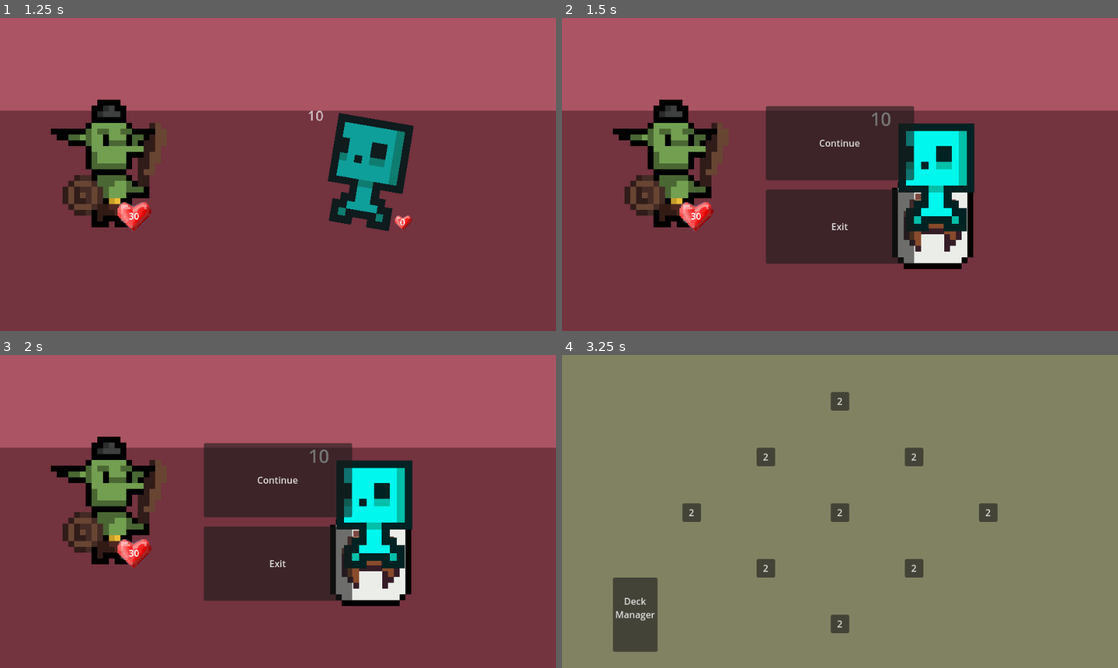
Above: before the commit, frames 1-4 (two rows, left to right).
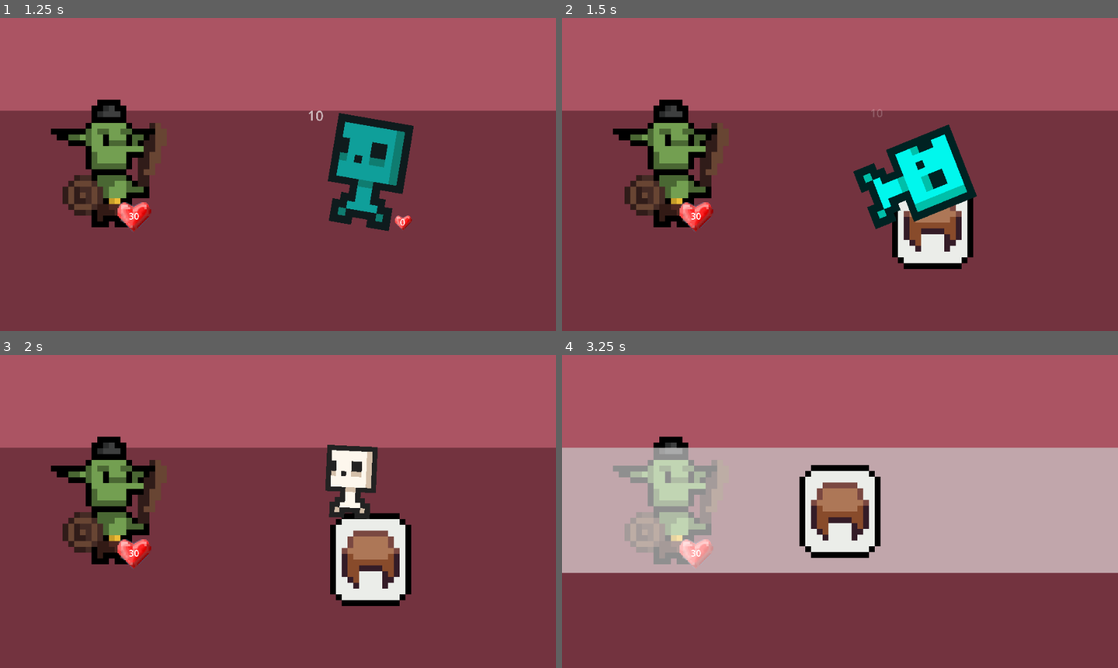
Above: after the commit, the same moments.

Repository: jakmik2/rogue-cards
Game: Godot game, scene res://scenes/Overworld.tscn
Two runs of this game, one before a commit and one after it. Both use one fixed random seed, a clock stepped at 60 frames per second and the inputs below. This scene is started directly instead of the project's main scene.
Inputs (mouse positions are in pixels of both pictures, inside the frame that each line leads up to):
- Up to frame 1 (1.25 s): click "2" at 0.5 s
- Up to frame 2 (1.5 s): move the mouse to (962, 158) at 1.27 s; hold Up (ui_up) from 1.28 s (still down)
- Up to frame 3 (2 s): keep holding Up (ui_up); click (400, 495) at 1.52 s
- Up to frame 4 (3.25 s): release Up (ui_up) at 2 s; click (840, 480) at 2 s, where only the run before the commit has a clickable "Continue"; move the mouse to (934, 558) at 2.77 s; click (934, 558) at 3.02 s

Frame 1 is identical in both runs. In frame 2, 15% of the frame differs, in the area x 36-75%, y 28-79%; in frame 3, 16%; in frame 4, 100%, in the area x 0-100%, y 0-100%.

Commit message:
Implemented Stat Increases with Equipment Pickup and Pause Screen with Statistics in Overworld and Arena scenes (ESC to pause)

Diff:
--- a/project.godot
+++ b/project.godot
@@ -38,6 +38,11 @@
 "events": [Object(InputEventMouseButton,"resource_local_to_scene":false,"resource_name":"","device":-1,"window_id":0,"a …(253 unchanged characters)…
 ]
 }
+ui_pause={
+"deadzone": 0.5,
+"events": [Object(InputEventKey,"resource_local_to_scene":false,"resource_name":"","device":-1,"window_id":0,"alt_pressed":false,"shift_pressed":false,"ctrl_pressed":false,"meta_pressed":false,"pressed":false,"keycode":0,"physical_keycode":4194305,"key_label":0,"unicode":0,"echo":false,"script":null)
+]
+}
 
 [rendering]
 
--- a/scenes/Arena.tscn
+++ b/scenes/Arena.tscn
@@ -1,8 +1,9 @@
-[gd_scene load_steps=4 format=3 uid="uid://bqivgqmx1twp3"]
+[gd_scene load_steps=5 format=3 uid="uid://bqivgqmx1twp3"]
 
 [ext_resource type="Script" path="res://scripts/Arena.gd" id="1_ag3yt"]
 [ext_resource type="PackedScene" uid="uid://g1f0r1ebadw" path="res://scenes/UI/TextDisplay.tscn" id="2_qw0iy"]
 [ext_resource type="PackedScene" uid="uid://dg6opfstej5al" path="res://scenes/Player.tscn" id="3_xsis2"]
+[ext_resource type="PackedScene" uid="uid://dwsljk6mc13qo" path="res://scenes/UI/PauseMenu.tscn" id="4_cghib"]
 
 [node name="Arena" type="Node2D"]
 script = ExtResource("1_ag3yt")
@@ -38,28 +39,9 @@
 
 [node name="UI" type="CanvasLayer" parent="."]
 
-[node name="TextDisplay" parent="UI" instance=ExtResource("2_qw0iy")]
+[node name="Tooltip" parent="UI" instance=ExtResource("2_qw0iy")]
 visible = false
 
-[node name="PauseReturn" type="Button" parent="UI"]
-process_mode = 2
-visible = false
-offset_left = 352.0
-offset_top = 152.0
-offset_right = 608.0
-offset_bottom = 280.0
-text = "Continue"
-
-[node name="ExitButton" type="Button" parent="UI"]
-process_mode = 2
-visible = false
-offset_left = 352.0
-offset_top = 296.0
-offset_right = 608.0
-offset_bottom = 424.0
-text = "Exit"
+[node name="PauseMenu" parent="UI" instance=ExtResource("4_cghib")]
 
 [node name="DelayTimer" type="Timer" parent="."]
-
-[connection signal="pressed" from="UI/PauseReturn" to="." method="_on_close_button_pressed"]
-[connection signal="pressed" from="UI/ExitButton" to="." method="_on_exit_button_pressed"]
--- a/scenes/Overworld.tscn
+++ b/scenes/Overworld.tscn
@@ -1,8 +1,9 @@
-[gd_scene load_steps=4 format=3 uid="uid://duoq6fcewo54o"]
+[gd_scene load_steps=5 format=3 uid="uid://duoq6fcewo54o"]
 
 [ext_resource type="Script" path="res://scripts/Overworld.gd" id="1_lsmee"]
 [ext_resource type="PackedScene" uid="uid://g1f0r1ebadw" path="res://scenes/UI/TextDisplay.tscn" id="1_x8wxk"]
 [ext_resource type="PackedScene" uid="uid://chore4el6n68" path="res://scenes/Level.tscn" id="3_fp77y"]
+[ext_resource type="PackedScene" uid="uid://dwsljk6mc13qo" path="res://scenes/UI/PauseMenu.tscn" id="4_4yow4"]
 
 [node name="Overworld" type="Control"]
 layout_mode = 3
@@ -98,9 +99,6 @@
 enemies = Array[String](["Skele0", "Skele0"])
 prereqs = [NodePath("../Level7"), NodePath("../Level8")]
 
-[node name="TextDisplay" parent="." instance=ExtResource("1_x8wxk")]
-visible = false
-
 [node name="DeckManager" type="Button" parent="."]
 layout_mode = 0
 offset_left = 88.0
@@ -111,3 +109,10 @@
 Manager
 
 "
+
+[node name="UI" type="CanvasLayer" parent="."]
+
+[node name="TextDisplay" parent="UI" instance=ExtResource("1_x8wxk")]
+visible = false
+
+[node name="PauseMenu" parent="UI" instance=ExtResource("4_4yow4")]
--- a/scenes/UI/HealthDisplay.tscn
+++ b/scenes/UI/HealthDisplay.tscn
@@ -27,7 +27,7 @@
 grow_horizontal = 2
 grow_vertical = 2
 scale = Vector2(0.25, 0.25)
-text = "12345"
+text = "0"
 label_settings = SubResource("LabelSettings_ohvci")
 horizontal_alignment = 1
 vertical_alignment = 1
--- /dev/null
+++ b/scenes/UI/PauseMenu.tscn
@@ -0,0 +1,36 @@
+[gd_scene load_steps=2 format=3 uid="uid://dwsljk6mc13qo"]
+
+[ext_resource type="PackedScene" uid="uid://dgogfycy5xruk" path="res://scenes/UI/StatDiplay.tscn" id="1_xcen1"]
+
+[node name="PauseMenu" type="Control"]
+visible = false
+layout_mode = 3
+anchors_preset = 0
+offset_right = 960.0
+offset_bottom = 536.0
+
+[node name="PauseReturn" type="Button" parent="."]
+process_mode = 2
+layout_mode = 0
+offset_left = 568.0
+offset_top = 120.0
+offset_right = 824.0
+offset_bottom = 248.0
+text = "Continue"
+
+[node name="ExitButton" type="Button" parent="."]
+process_mode = 2
+layout_mode = 0
+offset_left = 568.0
+offset_top = 288.0
+offset_right = 824.0
+offset_bottom = 416.0
+text = "Exit"
+
+[node name="StatDisplay" parent="." instance=ExtResource("1_xcen1")]
+process_mode = 2
+layout_mode = 0
+offset_left = 136.0
+offset_top = 120.0
+offset_right = 488.0
+offset_bottom = 416.0
--- /dev/null
+++ b/scenes/UI/StatDiplay.tscn
@@ -0,0 +1,84 @@
+[gd_scene load_steps=3 format=3 uid="uid://dgogfycy5xruk"]
+
+[ext_resource type="Script" path="res://scripts/UI/StatDiplay.gd" id="1_l52jq"]
+
+[sub_resource type="Theme" id="Theme_m0335"]
+default_font_size = 32
+
+[node name="StatDisplay" type="ColorRect"]
+offset_right = 344.0
+offset_bottom = 304.0
+mouse_filter = 2
+color = Color(0, 0, 0, 0.635294)
+script = ExtResource("1_l52jq")
+
+[node name="GridContainer" type="GridContainer" parent="."]
+layout_mode = 2
+offset_left = 8.0
+offset_top = 8.0
+offset_right = 336.0
+offset_bottom = 298.0
+columns = 2
+metadata/_edit_group_ = true
+
+[node name="Health" type="Label" parent="GridContainer"]
+layout_mode = 2
+theme = SubResource("Theme_m0335")
+text = "Health: "
+
+[node name="CurrentHealth" type="Label" parent="GridContainer"]
+layout_mode = 2
+theme = SubResource("Theme_m0335")
+text = "0"
+
+[node name="ArmorClass" type="Label" parent="GridContainer"]
+layout_mode = 2
+theme = SubResource("Theme_m0335")
+text = "Armor Class: "
+
+[node name="CurrentArmorClass" type="Label" parent="GridContainer"]
+layout_mode = 2
+theme = SubResource("Theme_m0335")
+text = "0"
+
+[node name="Damage" type="Label" parent="GridContainer"]
+layout_mode = 2
+theme = SubResource("Theme_m0335")
+text = "Damage: "
+
+[node name="CurrentDamage" type="Label" parent="GridContainer"]
+layout_mode = 2
+theme = SubResource("Theme_m0335")
+text = "0"
+
+[node name="Speed" type="Label" parent="GridContainer"]
+layout_mode = 2
+theme = SubResource("Theme_m0335")
+text = "Speed: "
+
+[node name="CurrentSpeed" type="Label" parent="GridContainer"]
+layout_mode = 2
+theme = SubResource("Theme_m0335")
+text = "0"
+
+[node name="Crit Chance" type="Label" parent="GridContainer"]
+layout_mode = 2
+theme = SubResource("Theme_m0335")
+text = "Critical Chance: "
+
+[node name="CurrentCChance" type="Label" parent="GridContainer"]
+layout_mode = 2
+theme = SubResource("Theme_m0335")
+text = "0"
+
+[node name="Crit Damage" type="Label" parent="GridContainer"]
+layout_mode = 2
+theme = SubResource("Theme_m0335")
+text = "Critical Damage: "
+
+[node name="CurrentCDamage" type="Label" parent="GridContainer"]
+layout_mode = 2
+theme = SubResource("Theme_m0335")
+text = "0"
+
+[connection signal="visibility_changed" from="." to="." method="_on_visibility_changed"]
--- a/scenes/UI/TextDisplay.tscn
+++ b/scenes/UI/TextDisplay.tscn
@@ -26,4 +26,5 @@
 offset_bottom = 104.0
 mouse_filter = 2
 theme = SubResource("Theme_c3lpe")
+bbcode_enabled = true
 text = "Greatly Increases Enemy Health and Damage"
--- a/scripts/Arena.gd
+++ b/scripts/Arena.gd
@@ -4,13 +4,13 @@
 var enemies = []
 
 @onready var mobs : Node2D = $Mobs
-@onready var tooltip : Control = $UI/TextDisplay
-@onready var player_character : Player = $Player
+@onready var tooltip : Control = $UI/Tooltip
+@onready var player : Player = $Player
 @onready var loot_backing : ColorRect = $Loot/LootBacking
 
 @onready var delay_timer : Timer = $DelayTimer
-@onready var exit_button : Button = $UI/ExitButton
-@onready var paused_button : Button = $UI/PauseReturn
+
+@onready var pause_menu : Control = $UI/PauseMenu
 
 @onready var mob_template : PackedScene = preload("res://scenes/Mob.tscn")
 
@@ -50,6 +50,10 @@
 
 
 func _ready():
+	# connect signals for pause button and exit button
+	pause_menu.get_node("PauseReturn").pressed.connect(_on_close_button_pressed)
+	pause_menu.get_node("ExitButton").pressed.connect(_on_exit_button_pressed)
+
 	mobs.hide()
 	loot_backing.hide()
 	enemy_lineup = Global.current_arena_loadout
@@ -71,11 +75,9 @@
 	mobs.show()
 
 func _input(_event):
-	if Input.is_action_just_pressed("ui_up"):
-		print("PAUSE ON!")
+	if Input.is_action_just_pressed("ui_pause"):
 		get_tree().paused = true
-		paused_button.show()
-		exit_button.show()
+		pause_menu.show()
 
 func _process(delta):
 	# TODO implement pause
@@ -99,7 +101,7 @@
 	if (combat_order.is_empty()):
 		# populate combat order (probably a memory nightmare right here)
 		combat_order = enemies.duplicate()
-		combat_order.push_back(player_character)
+		combat_order.push_back(player)
 
 		# sort combat order
 		combat_order.sort_custom(func(a: BaseEntity, b: BaseEntity): return a.get_speed() > b.get_speed())
@@ -108,12 +110,12 @@
 		var current_actor: BaseEntity = combat_order[current_turn]
 
 		var source: BaseEntity = current_actor
-		var target: BaseEntity = player_character
+		var target: BaseEntity = player
 
 		# assign source and target for attack
 		var enemy_idx = rng.randi_range(0, enemies.size() - 1)
-		if (current_actor == player_character):
-			source = player_character
+		if (current_actor == player):
+			source = player
 			target = enemies[enemy_idx]
 
 		# evaluate attack
@@ -125,11 +127,11 @@
 				#"%s hit %s for %s, %s at %s" %
 				#[source.name, target.name, damage, target.name, target.health]
 			#)
-			if (target.health <= 0 && target == player_character):
-				print("Game Over! You lose!")
+			if (target.health <= 0 && target == player):
+				# game over sequence
 				current_state = CombatState.INACTIVE
-				player_character.kill()
-			elif (target.health <= 0 && source == player_character):
+				player.kill()
+			elif (target.health <= 0 && source == player):
 				# remove enemy from list
 				enemies.pop_at(enemy_idx)
 				combat_order.pop_at(combat_order.find(target))
@@ -137,11 +139,15 @@
 
 			# check if all combatants have been defeated
 			if (enemies.is_empty()):
-				print("Congrats! You've won!\nCollect Loot to Continue.")
+				# finish combat, move to looting Phase
 				current_state = CombatState.INACTIVE
-				current_phase = Phase.LOOTING
+
+				# delay to allow for mobs to properly die
+				delay_timer.wait_time = 1.1
 				delay_timer.start()
 				await delay_timer.timeout
+
+				current_phase = Phase.LOOTING
 				end_combat()
 		else:
 			print("Big miss from %s" % source)
@@ -173,12 +179,12 @@
 	current_phase = Phase.LOOTING
 
 func end_looting():
-	print("moving along. . .")
-	player_character.deck_to_global()
+	# delay to slow down
+	delay_timer.wait_time = 0.5
+	delay_timer.start()
+	await delay_timer.timeout
+	player.deck_to_global()
 	get_tree().change_scene_to_file("res://scenes/Overworld.tscn")
-
-func toggle_tooltip():
-	tooltip.visible = !tooltip.visible
 
 func hide_tooltip():
 	tooltip.hide()
@@ -187,8 +193,7 @@
 	tooltip.show()
 
 func _on_close_button_pressed():
-	paused_button.hide()
-	exit_button.hide()
+	pause_menu.hide()
 	get_tree().paused = false
 
 func _on_exit_button_pressed():
--- a/scripts/Global.gd
+++ b/scripts/Global.gd
@@ -1,5 +1,4 @@
 extends Node
-
 
 var EQUIPMENT_CATEGORY = {
 	"A" : "card",
@@ -38,14 +37,33 @@
 }
 
 
+# enum tier_and_rarity { A, B, C }
+# base stat increase, increased by base tier + rarity + 1
+var BASE_STAT_INCREASE = {
+	"health"		: 10,
+	"armor_class"	: 2,
+	"damage"		: 5,
+	"speed"			: 1,
+	"crit_chance"	: 0.5,
+	"crit_damage"	: 0.5,
+}
+
+var EQUIPMENT_STATS = {
+	"helm" 		: ["health", "damage"],
+	"torso" 	: ["armor_class", "health"],
+	"weapon" 	: ["damage", "crit_chance"],
+	"boots" 	: ["crit_chance", "speed"],
+	"gloves" 	: ["speed", "armor_class"],
+}
+
 var LOOT_DESCRIPTIONS = {
 	# Loot descriptions
 	"tarot" : "Various uses",
-	"strength" : "Buffs AllDamage during fight.",
-	"the-tower" : "Buffs AllArmorClass during fight.",
-	"the-magician" : "Buffs AllCrits during fight.",
-	"the-hermit" : "Buffs AllSpeed during fight.",
-	"helm" : "Permanent Small Buff to Hero.",
+	"strength" : "Buffs All Damage during fight.",
+	"the-tower" : "Buffs All Armor Classes during fight.",
+	"the-magician" : "Buffs All Crits during fight.",
+	"the-hermit" : "Buffs All Speed during fight.",
+	"helm" : "Permanent Buff to Hero.",
 	"the-devil" : "Buffs Monster Tiers if Possible.",
 	"death" : "Greatly Increases Enemy Health and Damage"
 }
@@ -80,7 +98,7 @@
 	"Skele" : {
 		"health"		: 10,
 		"armor_class"	: 0,
-		"damage"		: 1,
+		"damage"		: 5,
 		"speed"			: 10,
 		"crit_chance"	: 15,
 		"crit_damage"	: 3,
--- a/scripts/Level.gd
+++ b/scripts/Level.gd
@@ -4,7 +4,7 @@
 @export var enemies : Array[String] = ["Skele1", "Skele1", "Skele1"]
 @export var prereqs : Array[Button]
 
-@onready var tooltip = get_owner().get_node("TextDisplay")
+@onready var tooltip = get_owner().get_node("UI/TextDisplay")
 
 var description = ""
 var difficulty = 0
--- a/scripts/Loot.gd
+++ b/scripts/Loot.gd
@@ -7,7 +7,6 @@
 
 # 4 letter code (designed for expansion) that determines type of loot
 var loot_code
-
 var clicked = false
 
 
@@ -16,6 +15,7 @@
 	player = arena.get_node("Player")
 
 func spawn() -> bool:
+	# create loot code
 	loot_code = LootManager.generate_loot()
 
 	# set the sprite if applicable
@@ -35,7 +35,7 @@
 			"equipment/" + Global.EQUIPMENT_CATEGORY[loot_code[0]] + \
 			"-" + Global.ITEM_MATERIAL[loot_code[1]] + ".png"
 		)
-	print(sprite_path)
+
 	# set texture
 	get_node("Sprite").texture = load(sprite_path)
 
@@ -66,7 +66,8 @@
 func _on_mouse_entered():
 	# display textbox with information
 	if arena.current_phase == arena.Phase.LOOTING:
-		arena.tooltip.change_text(Global.LOOT_DESCRIPTIONS[get_loot_type()])
+		#arena.tooltip.change_text(Global.LOOT_DESCRIPTIONS[get_loot_type()])
+		arena.tooltip.display_loot(loot_code)
 		arena.show_tooltip()
 
 func _on_mouse_exited():
--- a/scripts/LootManager.gd
+++ b/scripts/LootManager.gd
@@ -68,7 +68,7 @@
 	# Determine the rarity and tier of the item
 	loot_code += str(ItemRarity.keys()[choose_rarity()])
 	loot_code += str(ItemTier.keys()[choose_tier()])
-	print(loot_code)
+
 	return loot_code
 
 # Helper function to choose an equipment category based on predefined drop rates
--- a/scripts/Overworld.gd
+++ b/scripts/Overworld.gd
@@ -1,7 +1,25 @@
 extends Control
 
-@onready var tooltip = $TextDisplay
+@onready var tooltip = $UI/TextDisplay
+@onready var pause_menu = $UI/PauseMenu
 
 
 func _ready():
+	# connect signals for pause button and exit button
+	pause_menu.get_node("PauseReturn").pressed.connect(_on_close_button_pressed)
+	pause_menu.get_node("ExitButton").pressed.connect(_on_exit_button_pressed)
+
+	# hide tooltip until hovering over level
 	tooltip.hide()
+
+func _input(_event):
+	if Input.is_action_just_pressed("ui_pause"):
+		get_tree().paused = true
+		pause_menu.show()
+
+func _on_close_button_pressed():
+	pause_menu.hide()
+	get_tree().paused = false
+
+func _on_exit_button_pressed():
+	get_tree().quit()
--- a/scripts/Player.gd
+++ b/scripts/Player.gd
@@ -3,10 +3,13 @@
 var deck : Array[String]
 var equipment_modifiers : Dictionary
 
+enum mods { A, B, C }
+
 # placeholder/reminder for future use
 # TODO add equipment sprite to character
 # TODO add ability to add textures to the sprite??
 var equipment_sprite
+
 
 # Called when the node enters the scene tree for the first time.
 func _ready():
@@ -18,16 +21,38 @@
 func attempt_attack() -> int:
 	return await super.attempt_attack()
 
+func kill() -> void:
+	await super.kill()
+
+	var new_timer = Timer.new()
+	add_child(new_timer)
+	new_timer.wait_time = 3.0
+	new_timer.start()
+	await new_timer.timeout
+
+	get_tree().change_scene_to_file("res://scenes/Arena.tscn")
+
 func add_to_deck(card) -> void:
 	print(card)
 	deck.append(card)
 	print(deck)
 
-func equipment_to_stats(equipment) -> void:
-	# TODO equipment conversion
-	print("ADDED " + equipment + " TO PLAYER STATS")
-	Global.stat_lookup["Player"]["damage"] += 2
-	print("NEW DAMAGE: " + str(Global.stat_lookup["Player"]["damage"]))
+func equipment_to_stats(equipment_code) -> void:
+	# liquify equipment, utilize multiple Global dictionaries
+	# get stat from equipment
+	var stat_modified = rand_pick_stat(equipment_code[0])
+	Global.stat_lookup["Player"][stat_modified] += (
+		# get base stat increase
+		Global.BASE_STAT_INCREASE[stat_modified] *
+		# mult by (tier + rarity + 1)
+		(mods[equipment_code[2]] + mods[equipment_code[2]] + 1)
+	)
 
 func deck_to_global() -> void:
 	Global.current_player_deck = deck
+
+func rand_pick_stat(equipment_category, modifier=10) -> String:
+	# randomly pick from primary and secondary stats
+	# modified by modifier (higher modifier = more likely for secondary)
+	var roll = randi_range(0,100)
+	return Global.EQUIPMENT_STATS[Global.EQUIPMENT_CATEGORY[equipment_category]][0 if roll >= modifier else 1]
--- /dev/null
+++ b/scripts/UI/StatDiplay.gd
@@ -0,0 +1,16 @@
+extends ColorRect
+
+
+func _ready():
+	update_stats()
+
+func update_stats():
+	get_node("GridContainer/CurrentHealth").text = str(Global.stat_lookup["Player"]["health"])
+	get_node("GridContainer/CurrentArmorClass").text = str(Global.stat_lookup["Player"]["armor_class"])
+	get_node("GridContainer/CurrentDamage").text = str(Global.stat_lookup["Player"]["damage"])
+	get_node("GridContainer/CurrentSpeed").text = str(Global.stat_lookup["Player"]["speed"])
+	get_node("GridContainer/CurrentCChance").text = str(Global.stat_lookup["Player"]["crit_chance"])
+	get_node("GridContainer/CurrentCDamage").text = str(Global.stat_lookup["Player"]["crit_damage"])
+
+func _on_visibility_changed():
+	update_stats()
--- a/scripts/UI/TextDisplay.gd
+++ b/scripts/UI/TextDisplay.gd
@@ -1,4 +1,6 @@
 extends Control
+
+enum mods { A, B, C }
 
 @onready var backing = $Backing
 @onready var textbox = $TextBox
@@ -9,10 +11,11 @@
 
 func _process(_delta):
 	var mpos = get_global_mouse_position()
-	position = mpos - Vector2(16,16)
+	position = mpos + Vector2(16,16)
 
 	if mpos.x > get_viewport_rect().size.x / 2:
-		position.x -= backing.size.x - 32
+		position.x -= backing.size.x + 32
+	# for lower positions
 	#if mpos.y > get_viewport_rect().size.y /2:
 		#position.y -= backing.size.y - 32
 
@@ -21,3 +24,24 @@
 	backing.size = textbox.size + Vector2(16,16)
 	await get_tree().process_frame
 	textbox.text = new_text
+
+func display_loot(code):
+	# display WORN MAGIC ARCANE WEAPON for equipment
+	# display FINE RARE DEATH for card
+	textbox.text = (
+		"[color="+ Global.TIER_COLORS[mods[code[2]]] +"]" +
+		Global.ITEM_RARITY[code[2]].capitalize() + "[/color] " +
+		"[color="+ Global.TIER_COLORS[mods[code[3]]] +"]" +
+		Global.ITEM_TIER[code[3]].capitalize() + "[/color] "
+	)
+
+	# check if card, else is equipment
+	if code[0] == "A":
+		textbox.text += Global.CARD_TYPE[code[1]].replace("-", " ").capitalize() + " "
+	else:
+		textbox.text += Global.ITEM_MATERIAL[code[1]].capitalize() + " "
+
+	textbox.text += Global.EQUIPMENT_CATEGORY[code[0]].capitalize()
+
+	textbox.fit_content = false
+	textbox.fit_content = true
